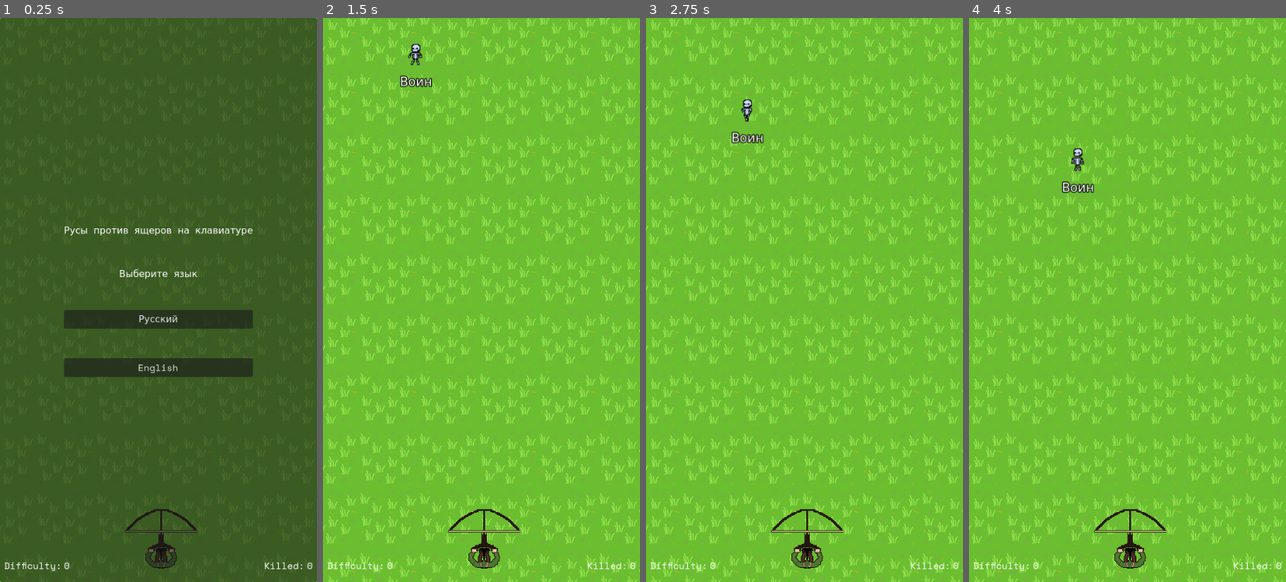
Above: before the commit, frames 1-4 (left to right).
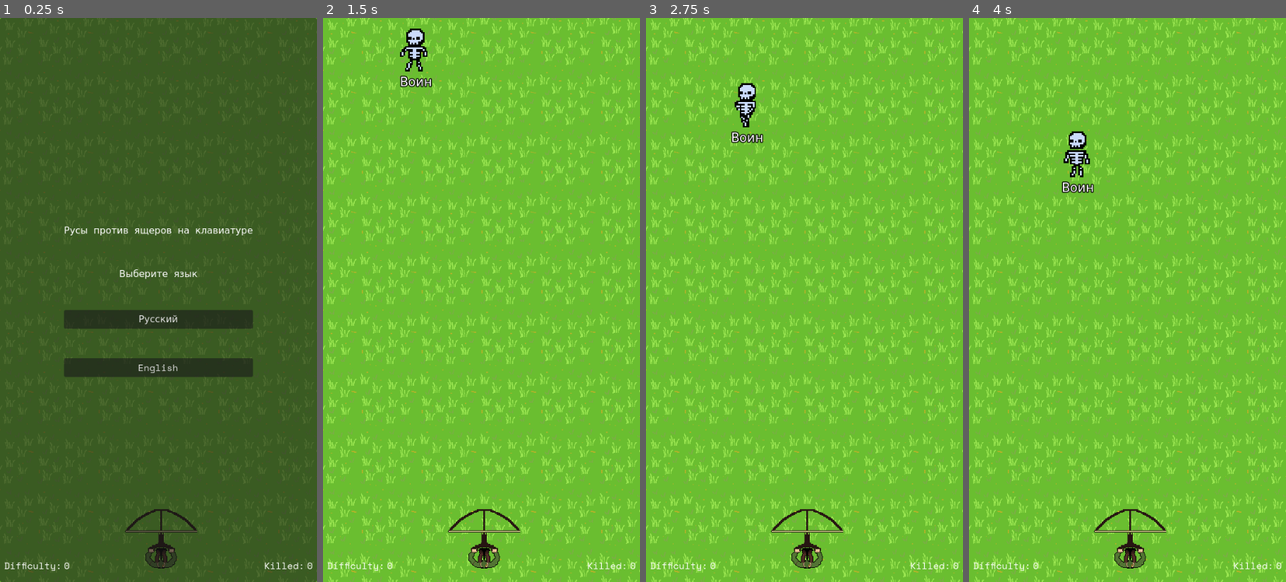
Above: after the commit, the same moments.

Repository: AshTrait0r/shootemup
Game: Godot game, scene res://Scenes/Main.tscn
Same seed, same stepped clock (60 frames per second), same inputs: the game is played once before the commit and once after it.
Inputs:
- Up to frame 1 (0.25 s): no input
- Up to frame 2 (1.5 s): click "Русский" at 0.5 s; tap Enter at 1.25 s
- Up to frame 3 (2.75 s): no input
- Up to frame 4 (4 s): no input

The runs differ from the first frame. In frame 2, 0.5% of the frame differs, in the area x 1-100%, y 0-100%; in frame 3, 0.6%; in frame 4, 0.6%.

Commit message:
bigger skeleton

Diff:
--- /dev/null
+++ b/Resources/RobinHood.tres
@@ -0,0 +1,6 @@
+[gd_resource type="Resource" script_class="PlayerResource" load_steps=2 format=3 uid="uid://d3w6ea1khcngj"]
+
+[ext_resource type="Script" path="res://Scripts/PlayerResourceBase.gd" id="1_3bkds"]
+
+[resource]
+script = ExtResource("1_3bkds")
--- a/Scenes/Enemy.tscn
+++ b/Scenes/Enemy.tscn
@@ -515,7 +515,7 @@
 cache/0/21/0/kerning_overrides/21/0 = Vector2(0, 0)
 
 [sub_resource type="RectangleShape2D" id="2"]
-size = Vector2(28.3333, 28.8333)
+size = Vector2(28.6667, 52.6667)
 
 [sub_resource type="SpriteFrames" id="SpriteFrames_gc6qm"]
 animations = [{
@@ -571,13 +571,13 @@
 metadata/_edit_use_anchors_ = true
 
 [node name="CollisionShape2D" type="CollisionShape2D" parent="."]
-position = Vector2(-0.250002, -0.625002)
+position = Vector2(-2.5, -7.5)
 scale = Vector2(1.5, 1.5)
 shape = SubResource("2")
 
 [node name="AnimatedSprite2D" type="AnimatedSprite2D" parent="."]
-position = Vector2(0, -1)
-scale = Vector2(1.36875, 1.31913)
+position = Vector2(3.8147e-06, -12)
+scale = Vector2(2.77813, 2.67741)
 sprite_frames = SubResource("SpriteFrames_gc6qm")
 autoplay = "default"
 frame_progress = 0.968926
--- a/Scripts/Main.gd
+++ b/Scripts/Main.gd
@@ -1,6 +1,5 @@
 extends Node2D
 
-class_name GitPlugin
 #var EnemyLoad = preload("res://Enemy.tscn")
 #var PlayerLoad = preload("res://Player.tscn")
 @export var EnemyScene: PackedScene
--- /dev/null
+++ b/Scripts/PlayerResourceBase.gd
@@ -0,0 +1,5 @@
+extends Resource
+
+class_name PlayerResource
+
+@export var animated_sprite: Texture
--- a/project.godot
+++ b/project.godot
@@ -37,6 +37,7 @@
 
 [rendering]
 
+textures/canvas_textures/default_texture_filter=0
 renderer/rendering_method="gl_compatibility"
 environment/defaults/default_environment="res://default_env.tres"
 quality/2d/use_pixel_snap=true
Binary file added: assets/Fantasy/Player/PlayerSam1.png
Not shown, added: assets/Fantasy/Player/PlayerSam1.png.import
Binary file added: assets/Fantasy/Player/PlayerSam2.png
Not shown, added: assets/Fantasy/Player/PlayerSam2.png.import
